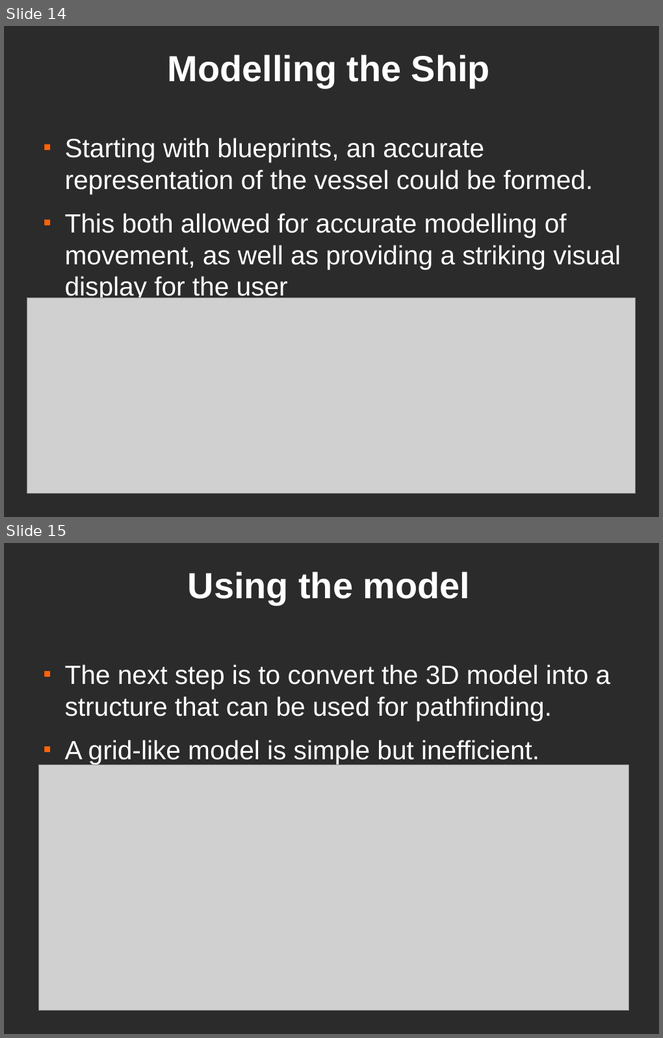
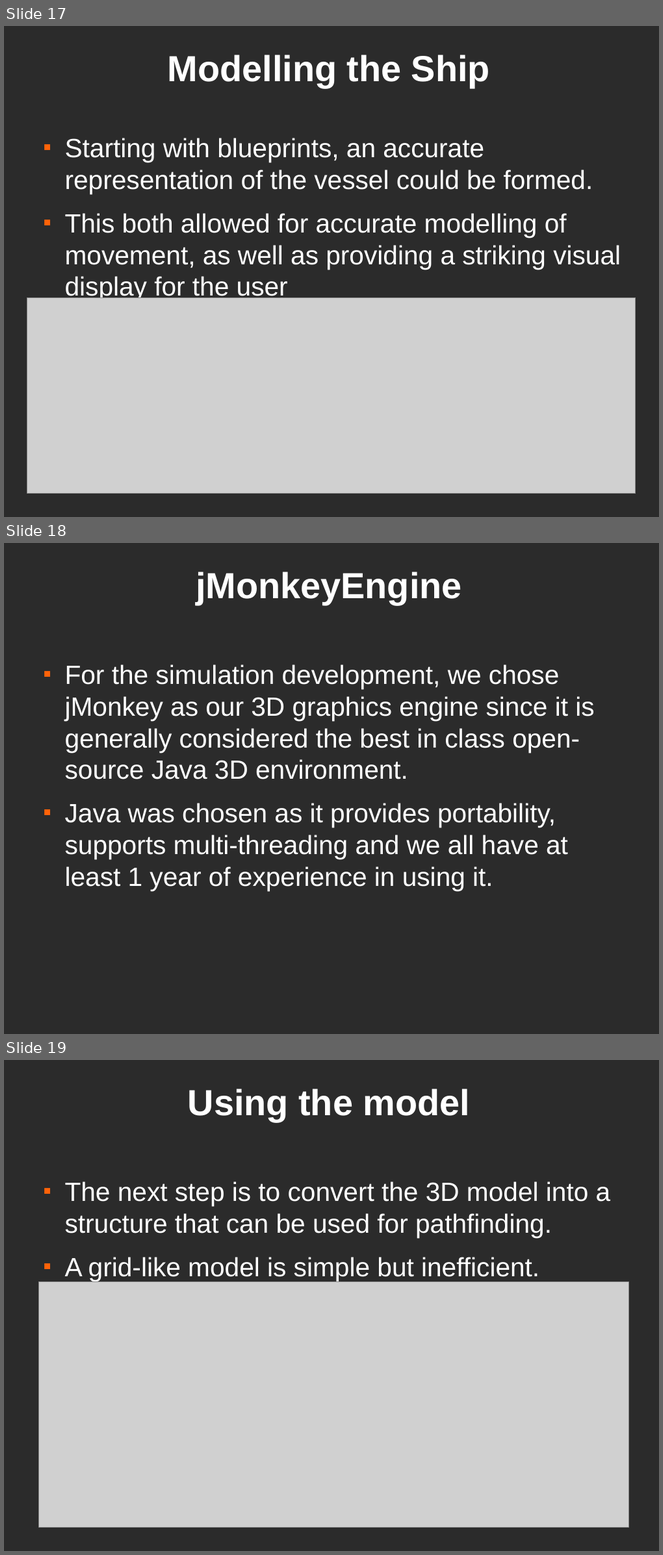
Before and after one commit to dantomosoiu/teamproject, a slide deck: Presentation/TeamProjectPresentation.odp. Shown one above the other, each under a label of ours: slides 14 and 15 before the commit, slides 17, 18 and 19 after it. The pictures are 663x1038 and 663x1555 pixels, drawn with LibreOffice and Linux fonts; fonts in the diff are those of the drawing; grey boxes stand for pictures; background and template pictures are left out; a plain dark background stands for a picture behind light text. Boxes give left, top, right and bottom in pixels: in the first picture for what was removed or moved away, otherwise in the second. Text is boxed around its words. In the diff, an @@ line names an element or a change of style, - is before the commit and + after.

```diff
--- a/Presentation/TeamProjectPresentation.odp
+++ b/Presentation/TeamProjectPresentation.odp
@@ slide 18 added at (4, 543, 659, 1034), background picture (left out) @@
@@ title added at (196, 572, 462, 605), 44 pt, text #FFFFFF, bold @@
+jMonkeyEngine
@@ text added at (65, 665, 594, 891), 32 pt, text #FFFFFF @@
+■ For the simulation development, we chose jMonkey as our 3D graphics engine since it is generally considered the best in class open-source Java 3D environment.
+■ Java was chosen as it provides portability, supports multi-threading and we all have at least 1 year of experience in using it.
@@ what was slide 14 is now slide 17 @@
@@ what was slide 15 is now slide 19 @@
```
Also in this commit, not shown: 5 slides changed, 11 other slides added, 1 slide removed.
